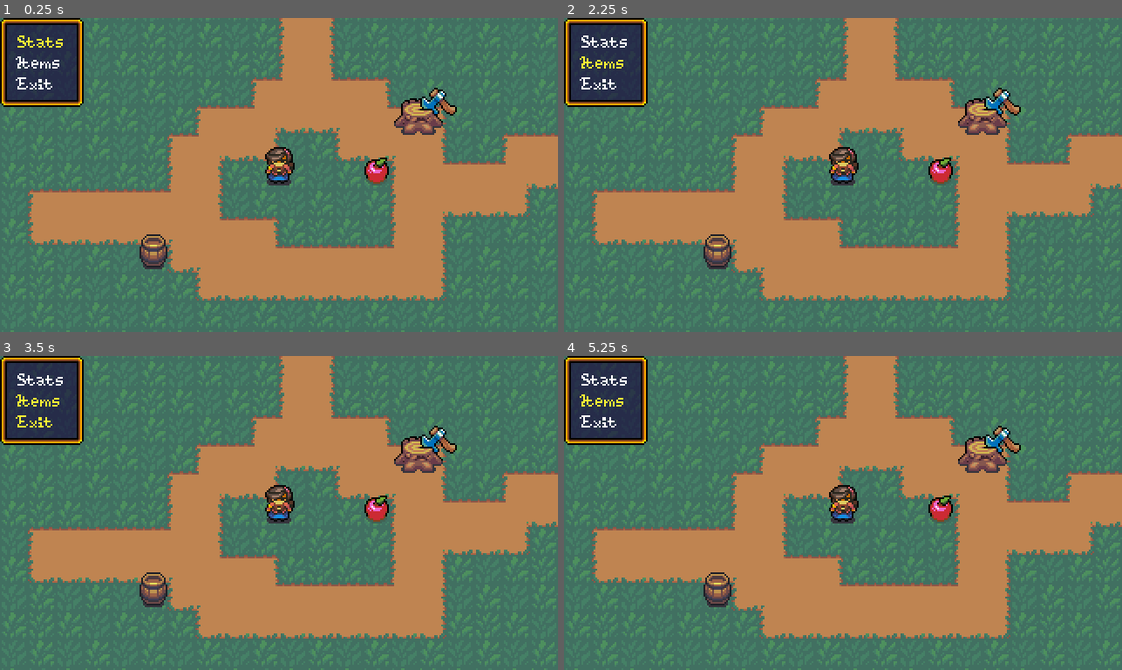
Above: before the commit, frames 1-4 (two rows, left to right).
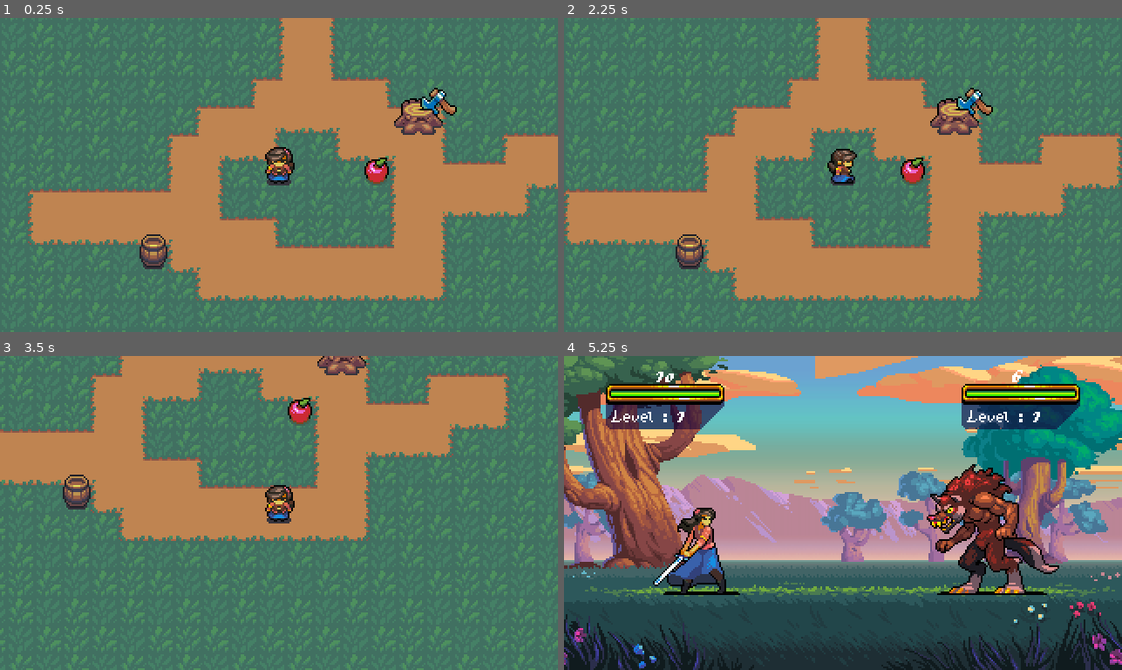
Above: after the commit, the same moments.

Repository: apiotrowski255/westwick
Game: Godot game, scene res://World/Town.tscn
Two runs of this game, one before a commit and one after it. Both use one fixed random seed, a clock stepped at 60 frames per second and the inputs below.
Inputs (mouse positions are in pixels of both pictures, inside the frame that each line leads up to):
- Up to frame 1 (0.25 s): no input
- Up to frame 2 (2.25 s): click (608, 43) at 0.5 s, where only the run before the commit has a clickable "Stats"; click (608, 61) at 1.25 s, where only the run before the commit has a clickable "Items"; tap Enter (ui_accept) at 2 s; hold Right (ui_right) from 2.03 s (still down)
- Up to frame 3 (3.5 s): tap Enter (ui_accept) at 2.27, 3.02 s; release Right (ui_right) at 2.78 s; hold Down (ui_down) from 2.78 s (still down)
- Up to frame 4 (5.25 s): release Down (ui_down) at 3.53 s; hold Right (ui_right) 3.53-4.28 s; hold Up (ui_up) 4.28-5.03 s; hold Left (ui_left) from 5.03 s (still down)

The runs differ from the first frame. In frame 1, 4.2% of the frame differs, in the area x 0-15%, y 0-29%; in frame 2, 22%; in frame 3, 55%; in frame 4, 96%, in the area x 0-100%, y 0-100%.

Commit message:
Overworld menu manager

Diff:
--- /dev/null
+++ b/UI/ElizabethStats.gd
@@ -0,0 +1,23 @@
+extends PanelContainer
+
+var stats : PlayerClassStats = ReferenceStash.elizabethStats
+
+onready var level: Label = $"%Level"
+onready var health_bar: TextureRect = $"%HealthBar"
+onready var experience_bar: TextureRect = $"%ExperienceBar"
+
+signal animation_finished
+
+func _ready() -> void:
+	stats.connect("health_changed", self, "_on_health_changed")
+	update_stats()
+
+func update_stats() -> void:
+	level.text = "Level : " + str(stats.level)
+	health_bar.set_bar(stats.health, stats.max_health)
+	experience_bar.set_bar(stats.experience, stats.MAX_EXPERIENCE)
+
+func _on_health_changed() -> void:
+	health_bar.animate_bar(stats.health, stats.max_health)
+	yield(health_bar, "animation_finished")
+	emit_signal("animation_finished")
--- /dev/null
+++ b/UI/ElizabethStats.tscn
@@ -0,0 +1,84 @@
+[gd_scene load_steps=5 format=2]
+
+[ext_resource path="res://UI/DefaultTheme.tres" type="Theme" id=1]
+[ext_resource path="res://UI/ValueBar.tscn" type="PackedScene" id=2]
+[ext_resource path="res://Sprites/ExperienceBar.png" type="Texture" id=3]
+[ext_resource path="res://UI/ElizabethStats.gd" type="Script" id=4]
+
+[node name="ElizabethStats" type="PanelContainer"]
+margin_right = 14.0
+margin_bottom = 14.0
+theme = ExtResource( 1 )
+script = ExtResource( 4 )
+
+[node name="MarginContainer" type="MarginContainer" parent="."]
+margin_left = 4.0
+margin_top = 4.0
+margin_right = 144.0
+margin_bottom = 70.0
+custom_constants/margin_right = 4
+custom_constants/margin_top = 4
+custom_constants/margin_left = 4
+custom_constants/margin_bottom = 4
+
+[node name="VBoxContainer" type="VBoxContainer" parent="MarginContainer"]
+margin_left = 4.0
+margin_top = 4.0
+margin_right = 136.0
+margin_bottom = 62.0
+
+[node name="Name" type="Label" parent="MarginContainer/VBoxContainer"]
+unique_name_in_owner = true
+margin_right = 132.0
+margin_bottom = 11.0
+text = "Name : Elizabeth"
+
+[node name="Level" type="Label" parent="MarginContainer/VBoxContainer"]
+unique_name_in_owner = true
+margin_top = 15.0
+margin_right = 132.0
+margin_bottom = 26.0
+text = "Level : 1"
+
+[node name="Health" type="HBoxContainer" parent="MarginContainer/VBoxContainer"]
+margin_top = 30.0
+margin_right = 132.0
+margin_bottom = 42.0
+
+[node name="Label" type="Label" parent="MarginContainer/VBoxContainer/Health"]
+margin_right = 60.0
+margin_bottom = 11.0
+size_flags_horizontal = 3
+text = "Health :"
+
+[node name="HealthBar" parent="MarginContainer/VBoxContainer/Health" instance=ExtResource( 2 )]
+unique_name_in_owner = true
+margin_left = 64.0
+margin_right = 132.0
+
+[node name="Experience" type="HBoxContainer" parent="MarginContainer/VBoxContainer"]
+margin_top = 46.0
+margin_right = 132.0
+margin_bottom = 58.0
+
+[node name="Label" type="Label" parent="MarginContainer/VBoxContainer/Experience"]
+margin_right = 60.0
+margin_bottom = 11.0
+size_flags_horizontal = 3
+text = "Experience :"
+
+[node name="ExperienceBar" parent="MarginContainer/VBoxContainer/Experience" instance=ExtResource( 2 )]
+unique_name_in_owner = true
+margin_left = 64.0
+margin_right = 132.0
+
+[node name="Decrease" parent="MarginContainer/VBoxContainer/Experience/ExperienceBar" index="0"]
+visible = false
+
+[node name="Increase" parent="MarginContainer/VBoxContainer/Experience/ExperienceBar" index="1"]
+visible = false
+
+[node name="Actual" parent="MarginContainer/VBoxContainer/Experience/ExperienceBar" index="2"]
+texture_progress = ExtResource( 3 )
+
+[editable path="MarginContainer/VBoxContainer/Experience/ExperienceBar"]
--- a/UI/MessageDisplay.gd
+++ b/UI/MessageDisplay.gd
@@ -5,7 +5,7 @@
 func _ready() -> void:
 	Events.connect("request_show_message", self, "show_message")
 
-func _input(event : InputEvent) -> void:
+func _unhandled_input(event : InputEvent) -> void:
 	if not visible:
 		return
 	if event.is_action_pressed("ui_accept") or event.is_action_pressed("ui_cancel"):
--- a/UI/OverworldMenu.gd
+++ b/UI/OverworldMenu.gd
@@ -4,11 +4,6 @@
 enum {STATS, ITEMS, EXIT}
 
 signal option_selected(option)
-
-func _ready() -> void:
-	get_tree().paused = true
-	grab_focus()
-
 
 func _on_StatsButton_button_down() -> void:
 	emit_signal("option_selected", STATS)
--- /dev/null
+++ b/UI/OverworldMenuManager.gd
@@ -0,0 +1,40 @@
+extends MarginContainer
+class_name OverworldMenuManager
+
+var stats : PlayerClassStats = ReferenceStash.elizabethStats
+var inventory : Inventory = ReferenceStash.inventory
+var uiStack := UIStack.new()
+var item_resource : Item # remembering what item is used.
+
+onready var overworld_menu: PanelContainer = $"%OverworldMenu"
+onready var elizabeth_stats: PanelContainer = $"%ElizabethStats"
+onready var item_list: PanelContainer = $"%ItemList"
+onready var context_menu: PanelContainer = $"%ContextMenu"
+onready var info_menu: PanelContainer = $"%InfoMenu"
+onready var timer: Timer = $Timer
+
+func _unhandled_input(event: InputEvent) -> void:
+	if event.is_action_pressed("ui_cancel"):
+		if not uiStack.empty():
+			uiStack.pop()
+
+func _on_OverworldMenu_option_selected(option : int) -> void:
+	match option:
+		OverworldMenu.STATS:
+			uiStack.push(elizabeth_stats)
+		OverworldMenu.ITEMS:
+			uiStack.push(item_list)
+		OverworldMenu.EXIT:
+			uiStack.pop()
+
+func _on_ItemList_resource_selected(resource : Item) -> void:
+	item_resource = resource
+	uiStack.push(context_menu)
+
+func _on_ContextMenu_option_selected(option : int) -> void:
+	match option:
+		context_menu.USE:
+			print(item_resource.name)
+		context_menu.INFO:
+			info_menu.text = item_resource.description
+			uiStack.push(info_menu)
--- /dev/null
+++ b/UI/OverworldMenuManager.tscn
@@ -0,0 +1,67 @@
+[gd_scene load_steps=7 format=2]
+
+[ext_resource path="res://UI/OverworldMenu.tscn" type="PackedScene" id=1]
+[ext_resource path="res://UI/ContextMenu.tscn" type="PackedScene" id=2]
+[ext_resource path="res://UI/InfoMenu.tscn" type="PackedScene" id=3]
+[ext_resource path="res://UI/ItemList.tscn" type="PackedScene" id=4]
+[ext_resource path="res://UI/ElizabethStats.tscn" type="PackedScene" id=5]
+[ext_resource path="res://UI/OverworldMenuManager.gd" type="Script" id=6]
+
+[node name="OverworldMenuManager" type="MarginContainer"]
+pause_mode = 2
+anchor_right = 1.0
+anchor_bottom = 1.0
+custom_constants/margin_right = 8
+custom_constants/margin_top = 8
+custom_constants/margin_left = 8
+custom_constants/margin_bottom = 8
+script = ExtResource( 6 )
+
+[node name="HBoxContainer" type="HBoxContainer" parent="."]
+margin_left = 8.0
+margin_top = 8.0
+margin_right = 312.0
+margin_bottom = 172.0
+
+[node name="OverworldMenu" parent="HBoxContainer" instance=ExtResource( 1 )]
+unique_name_in_owner = true
+visible = false
+margin_right = 48.0
+margin_bottom = 51.0
+size_flags_vertical = 0
+
+[node name="VBoxContainer" type="VBoxContainer" parent="HBoxContainer"]
+margin_bottom = 164.0
+
+[node name="ElizabethStats" parent="HBoxContainer/VBoxContainer" instance=ExtResource( 5 )]
+unique_name_in_owner = true
+visible = false
+margin_right = 148.0
+margin_bottom = 74.0
+
+[node name="ItemList" parent="HBoxContainer/VBoxContainer" instance=ExtResource( 4 )]
+unique_name_in_owner = true
+visible = false
+margin_right = 18.0
+margin_bottom = 40.0
+
+[node name="ContextMenu" parent="HBoxContainer" instance=ExtResource( 2 )]
+unique_name_in_owner = true
+visible = false
+margin_left = 4.0
+margin_right = 41.0
+margin_bottom = 39.0
+size_flags_vertical = 0
+
+[node name="InfoMenu" parent="HBoxContainer" instance=ExtResource( 3 )]
+unique_name_in_owner = true
+visible = false
+margin_left = 4.0
+margin_right = 116.0
+size_flags_vertical = 0
+
+[node name="Timer" type="Timer" parent="."]
+
+[connection signal="option_selected" from="HBoxContainer/OverworldMenu" to="." method="_on_OverworldMenu_option_selected"]
+[connection signal="resource_selected" from="HBoxContainer/VBoxContainer/ItemList" to="." method="_on_ItemList_resource_selected"]
+[connection signal="option_selected" from="HBoxContainer/ContextMenu" to="." method="_on_ContextMenu_option_selected"]
--- a/UI/OverworldUI.tscn
+++ b/UI/OverworldUI.tscn
@@ -1,7 +1,7 @@
 [gd_scene load_steps=3 format=2]
 
 [ext_resource path="res://UI/DialogBox.tscn" type="PackedScene" id=1]
-[ext_resource path="res://UI/OverworldMenu.tscn" type="PackedScene" id=2]
+[ext_resource path="res://UI/OverworldMenuManager.tscn" type="PackedScene" id=2]
 
 [node name="OverworldUI" type="CanvasLayer"]
 layer = 10
@@ -9,4 +9,4 @@
 [node name="DialogBox" parent="." instance=ExtResource( 1 )]
 visible = false
 
-[node name="OverworldMenu" parent="." instance=ExtResource( 2 )]
+[node name="OverworldMenuManager" parent="." instance=ExtResource( 2 )]
--- a/project.godot
+++ b/project.godot
@@ -98,6 +98,11 @@
 "class": "OverworldMenu",
 "language": "GDScript",
 "path": "res://UI/OverworldMenu.gd"
+}, {
+"base": "MarginContainer",
+"class": "OverworldMenuManager",
+"language": "GDScript",
+"path": "res://UI/OverworldMenuManager.gd"
 }, {
 "base": "Button",
 "class": "ParentButton",
@@ -158,6 +163,7 @@
 "MeleeBattleAction": "",
 "NPC": "",
 "OverworldMenu": "",
+"OverworldMenuManager": "",
 "ParentButton": "",
 "PlayerClassStats": "",
 "Projectile": "",
